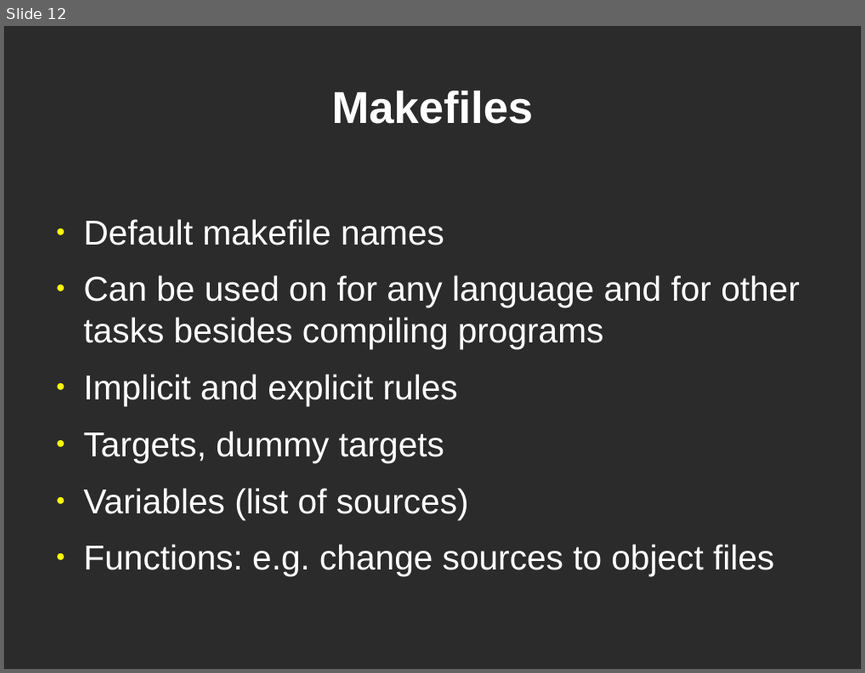
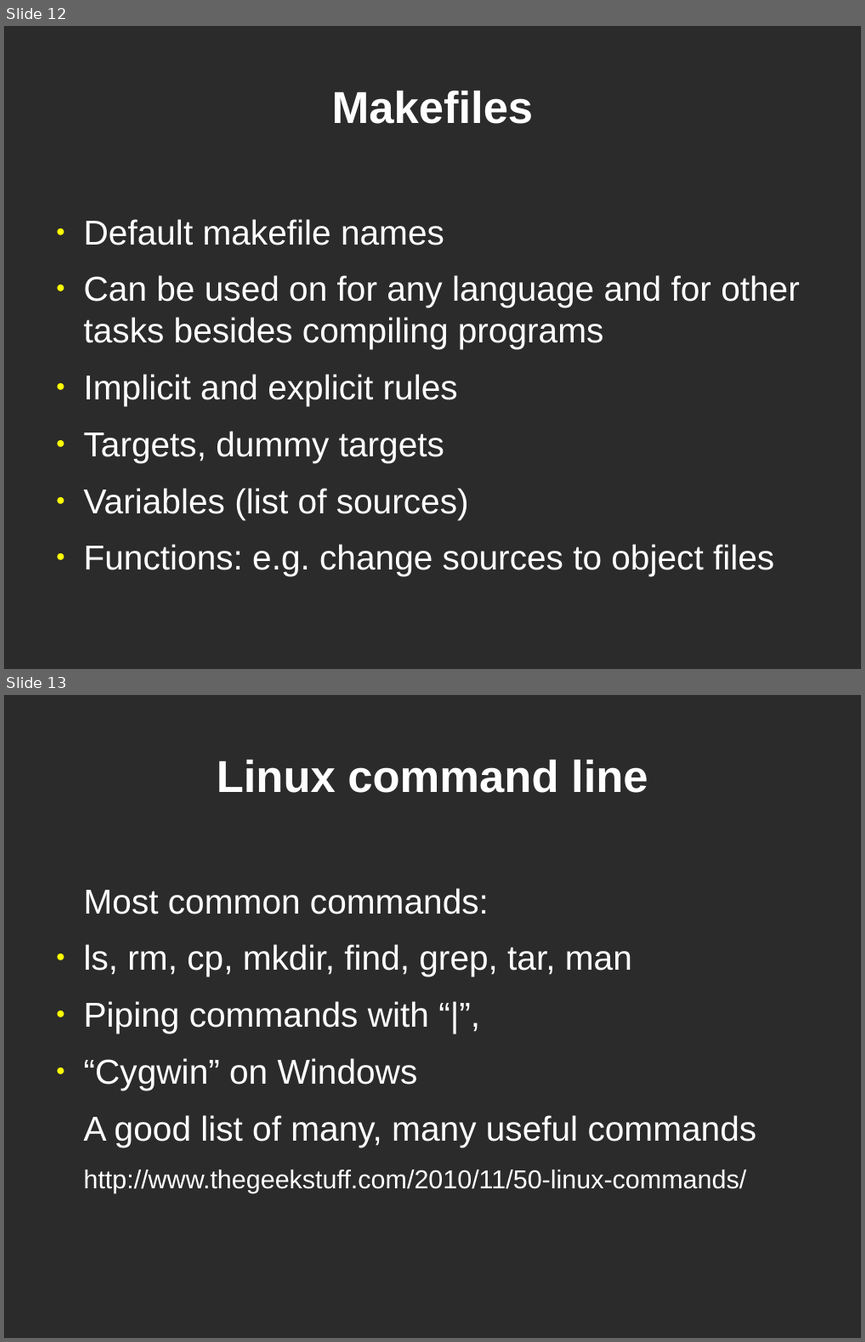
Before and after one commit to dklamet/class, a slide deck: docs/class2.odp. Shown one above the other, each under a label of ours: slide 12 before the commit, slides 12 and 13 after it. The pictures are 865x673 and 865x1342 pixels, drawn with LibreOffice and Linux fonts; fonts in the diff are those of the drawing; background and template pictures are left out; a plain dark background stands for a picture behind light text. Boxes give left, top, right and bottom in pixels: in the first picture for what was removed or moved away, otherwise in the second. Text is boxed around its words. In the diff, an @@ line names an element or a change of style, - is before the commit and + after.

```diff
--- a/docs/class2.odp
+++ b/docs/class2.odp
@@ slide 13 added at (x1=4, y1=695, x2=861, y2=1338), background picture (left out) @@
@@ title added at (x1=216, y1=760, x2=647, y2=793), 41.4 pt, text #FFFFFF, bold @@
+Linux command line
@@ text added at (x1=84, y1=888, x2=757, y2=1193), 32 pt, text #FFFFFF @@
+Most common commands:
+● ls, rm, cp, mkdir, find, grep, tar, man
+● Piping commands with “|”,
+● “Cygwin” on Windows
+A good list of many, many useful commands
+http://www.thegeekstuff.com/2010/11/50-linux-commands/
```
Also in this commit, not shown: 1 slide removed, 4 other files.
